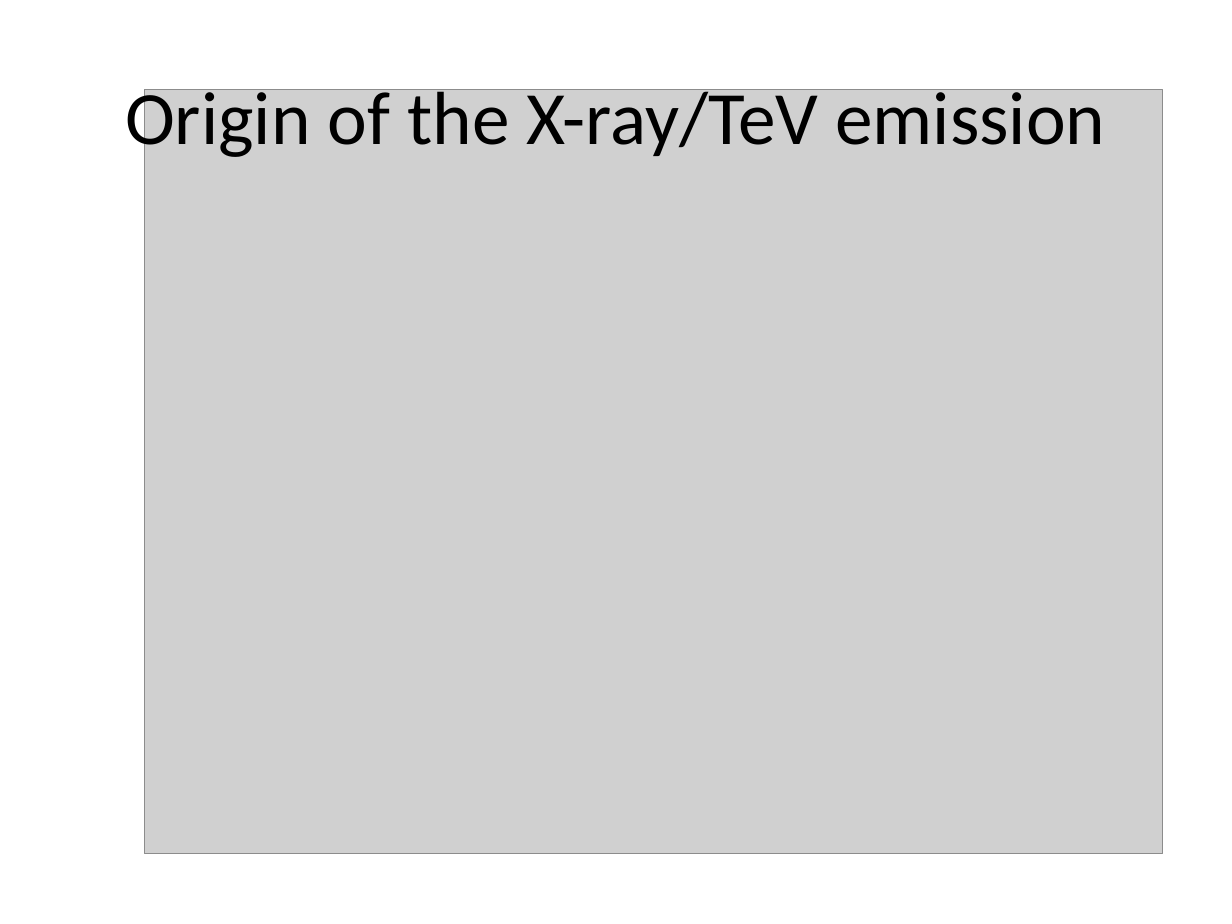
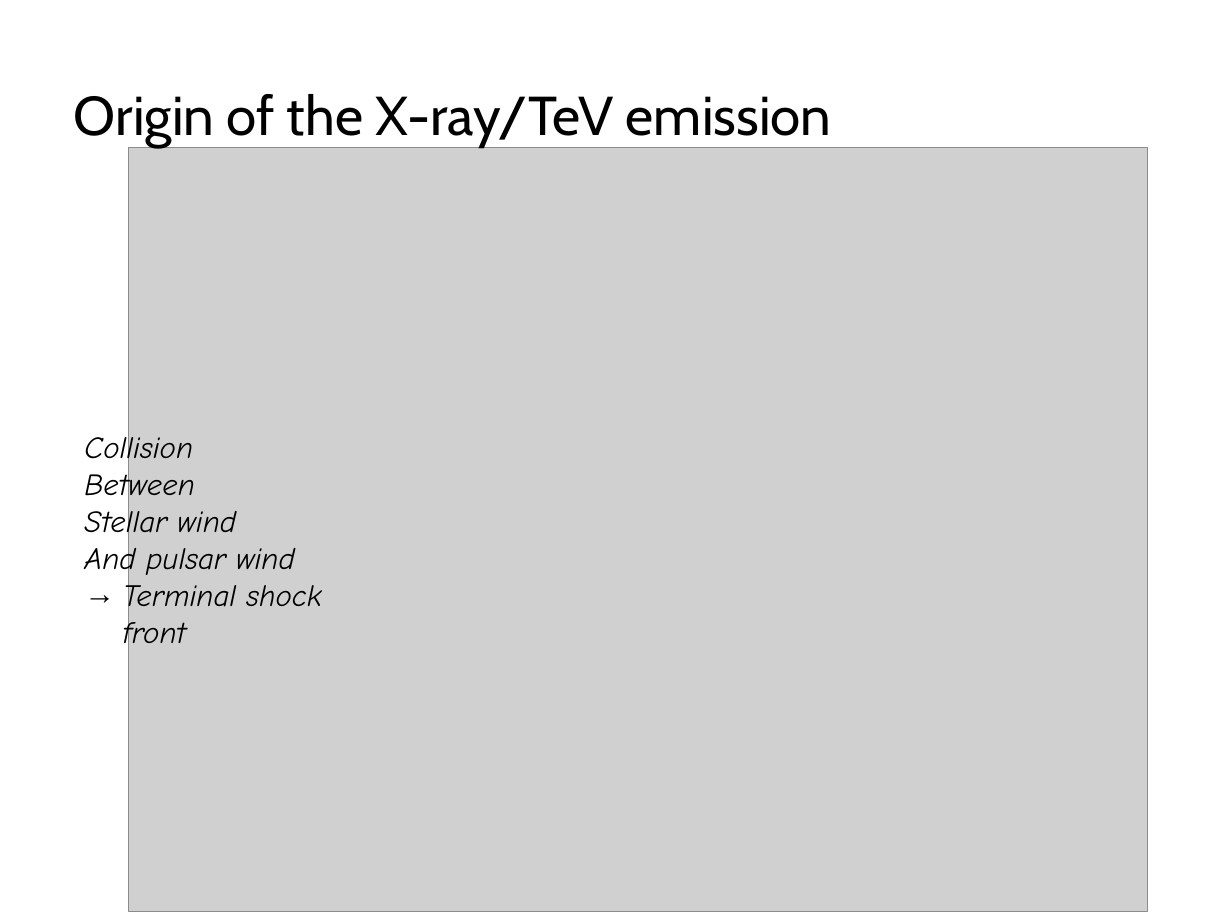
Before and after one commit to ShuxuYi/shuxuyi.github.io, a slide deck: slide 4 of lectures/FPSWUhan.pptx (slide 5 before the commit). Drawn at 1232x924 pixels with LibreOffice and Linux fonts; fonts in the diff are those of the drawing; grey boxes stand for pictures. Boxes give left, top, right and bottom in pixels: in the first picture for what was removed or moved away, otherwise in the second. Text is boxed around its words. In the diff, an @@ line names an element or a change of style, - is before the commit and + after.

```diff
--- a/lectures/FPSWUhan.pptx
+++ b/lectures/FPSWUhan.pptx
@@ title "Origin of the X-ray/TeV emission" at [74,94,831,148]: size 44 to 32 pt, font Calibri to Cabin; alignment centre to left @@
@@ picture: place and size @@
-picture at [144,90,1163,854]
+picture at [129,148,1148,912]
@@ text added at [84,432,321,617], 18 pt, text #000000, italic @@
+Collision
+Between
+Stellar wind
+And pulsar wind
+→ Terminal shock front
```
Also in this commit, not shown: 18 other slides changed, 1 slide removed, 1 other file.
